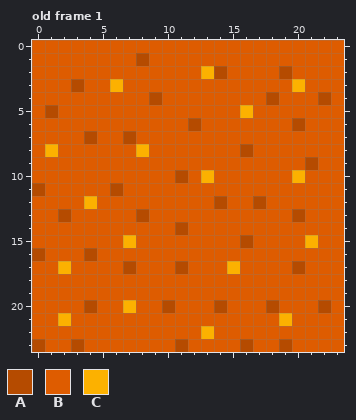
Pixel-art file -- graphics/lava1.ase. The picture above is the old version.
24x24 pixels, 2 frames. Shown: old frame 1. The commit also changed other frames, which this record leaves out.
Palette (. is transparent): A #b54b00  B #de5c00  C #fcb100
Pixels before, old frame 1, first column x 0:
 0 BBBBBBBBBBBBBBBBBBBBBBBB
 1 BBBBBBBBABBBBBBBBBBBBBBB
 2 BBBBBBBBBBBBBCABBBBABBBB
 3 BBBABBCBBBBBBBBBBBBBCBBB
 4 BBBBBBBBBABBBBBBBBABBBAB
 5 BABBBBBBBBBBBBBBCBBBBBBB
 6 BBBBBBBBBBBBABBBBBBBABBB
 7 BBBBABBABBBBBBBBBBBBBBBB
 8 BCBBBBBBCBBBBBBBABBBBBBB
 9 BBBBBBBBBBBBBBBBBBBBBABB
10 BBBBBBBBBBBABCBBBBBBCBBB
11 ABBBBBABBBBBBBBBBBBBBBBB
12 BBBBCBBBBBBBBBABBABBBBBB
13 BBABBBBBABBBBBBBBBBBABBB
14 BBBBBBBBBBBABBBBBBBBBBBB
15 BBBBBBBCBBBBBBBBABBBBCBB
16 ABBBABBBBBBBBBBBBBBBBBBB
17 BBCBBBBABBBABBBCBBBBABBB
18 BBBBBBBBBBBBBBBBBBBBBBBB
19 BBBBBBBBBBBBBBBBBBBBBBBB
20 BBBBABBCBBABBBABBBABBBAB
21 BBCBBBBBBBBBBBBBBBBCBBBB
22 BBBBBBBBBBBBBCBBBBBBBBBB
23 ABBABBBBBBBABBBBABBABBBB
After:
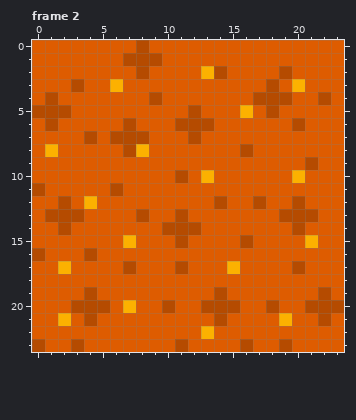
A new or re-ordered frame is compared with the old frame closest to it.
Difference:
frames 2 -> 8
Frame 2 is new; against old frame 1:
y 0: x 8 B -> A
y 1: x 7 B -> A; x 9 B -> A
y 2: x 8 B -> A
y 3: x 18 B -> A
y 4: x 1 B -> A; x 17 B -> A; x 19 B -> A
y 5: x 0 B -> A; x 2 B -> A; x 12 B -> A; x 18 B -> A
y 6: x 1 B -> A; x 7 B -> A; x 11 B -> A; x 13 B -> A
y 7: x 6 B -> A; x 8 B -> A; x 12 B -> A
y 8: x 7 B -> A
y 12: x 2 B -> A; x 20 B -> A
y 13: x 1 B -> A; x 3 B -> A; x 11 B -> A; x 19 B -> A; x 21 B -> A
y 14: x 2 B -> A; x 10 B -> A; x 12 B -> A; x 20 B -> A
y 15: x 11 B -> A
y 19: x 4 B -> A; x 14 B -> A; x 22 B -> A
y 20: x 3 B -> A; x 5 B -> A; x 13 B -> A; x 15 B -> A; x 21 B -> A; x 23 B -> A
y 21: x 4 B -> A; x 14 B -> A; x 22 B -> A
Pixel boxes of the changes (left, top, right, bottom) in both pictures:
changed: (110, 40, 292, 157)
changed: (32, 92, 71, 131)
changed: (45, 196, 84, 235)
changed: (279, 196, 318, 235)
changed: (162, 209, 240, 326)
changed: (71, 287, 110, 326)
changed: (305, 287, 344, 326)
